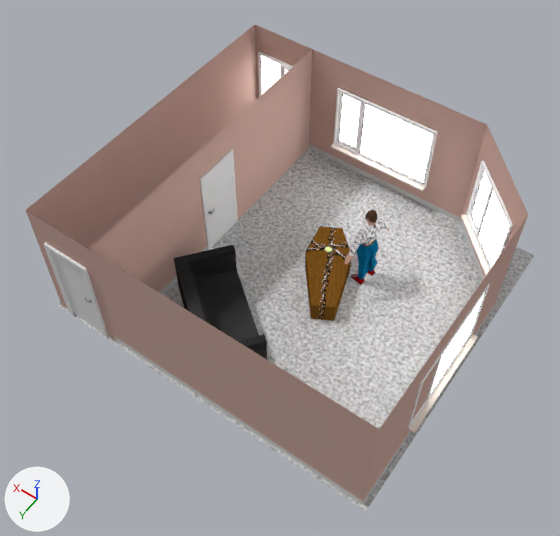
One commit to the Blender file MAG 2/PSX MAG 2.blend: the scene before it, then after it.
The view is the same before and after, from a camera (50 mm lens) standing at (-4.0, 8.43, 13.21) and looking at (1.53, 0.68, 1.04). Every picture has the same lights, and +X, +Y and +Z are marked at lower left.

Names of what the first picture shows: 'Coffin', 'Couch', 'Door', 'Door.001', 'DoorFrame.001', 'Ground', 'John', 'Plane', 'Walls', 'Window.001', 'Window.002', 'Window.003'.
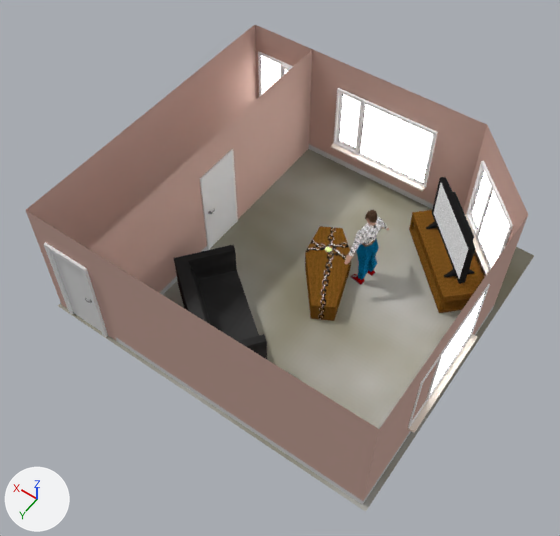
What differs and where, as boxes (x1, y1, x2, y2) in the pictures (560 x 536 px):
'Ground', recoloured
    both: (58, 149, 534, 512)
'TV stand', added
    after: (409, 210, 484, 313)
'TV', added
    after: (432, 177, 475, 284)
    faces in mat_screen: (434, 183, 468, 278)
    faces in mat_tv (black #202020): (432, 177, 475, 284)
'TV legs', added
    after: (426, 221, 474, 277)

What changed in the scene script:
```text
Change mat_carpet:
    where n1 = _N.new('ShaderNodeValToRGB'); n1.name = 'Color Ramp'
    remove n1.color_ramp.elements[0].position = 0.0; n1.color_ramp.elements[0].color = (0.0, 0.0, 0.0, 1.0)
    remove _e = n1.color_ramp.elements.new(1.0); _e.color = (1.0, 1.0, 1.0, 1.0)
    add n1.color_ramp.elements[0].position = 0.291; n1.color_ramp.elements[0].color = (0.244, 0.23, 0.163, 1.0)
    add _e = n1.color_ramp.elements.new(1.0); _e.color = (0.523, 0.523, 0.523, 1.0)
    where n2 = _N.new('ShaderNodeTexNoise'); n2.name = 'Noise Texture'
    n2.inputs[2].default_value: 107.4 -> 3.1  # 'Scale'
    where n3 = _N.new('ShaderNodeTexVoronoi'); n3.name = 'Voronoi Texture'
    n3.inputs[2].default_value: 297.4 -> 90.8  # 'Scale'
Add mat_screen:
    mat_screen = bpy.data.materials.new('Screen')
    # nodes: Emission, Mapping, OutputMaterial, TexCoord, TexNoise
Add mat_tv:
    mat_tv = diffuse_material('TV')
    mat_tv.base_color = (0.0144, 0.0144, 0.0144)  # black #202020
    mat_tv.roughness = 0.5
Add me_cube_004:
    me_cube_004.from_pydata(...)  # 24 vertices, 22 faces; spans x -1.0..1.0, y -2.78..1.0, z -1.0..1.0
    # faces by material slot: [21, 1]
    me_cube_004.materials.append(mat_tv)  # black #202020
    me_cube_004.materials.append(mat_screen)
Add me_cube_006:
    me_cube_006.from_pydata(...)  # 42 vertices, 30 faces; spans x 0.0..1.16, y 0.0..1.0, z -5.15..1.0
    me_cube_006.materials.append(mat_wood)
Add me_cube_005:
    me_cube_005.from_pydata(...)  # 32 vertices, 28 faces; spans x -27.3..1.0, y -4.3..3.0, z -2.2..1.0
    me_cube_005.materials.append(mat_tv)  # black #202020
Add ob_tv_legs:
    ob_tv_legs = bpy.data.objects.new('TV legs', me_cube_005)
    ob_tv_legs.parent = ob_tv
    ob_tv_legs.matrix_parent_inverse = Matrix(((1.032, 0.0, 0.0, 0.0), (0.0, 16.51, 0.0, 0.0), (0.0, 0.0, 1.835, 0.0), (0.0, 0.0, 0.0, 1.0)))
    ob_tv_legs.location = (0.66, -0.00507, -0.572)
    ob_tv_legs.scale = (0.0502, 0.0874, 0.0502)
Add ob_tv:
    ob_tv = bpy.data.objects.new('TV', me_cube_004)
    ob_tv.parent = ob_tv_stand
    ob_tv.matrix_parent_inverse = Matrix(((-1.0, 0.0, 0.0, 0.0), (0.0, -2.068, 0.0, 0.0), (0.0, 0.0, 10.84, -4.82), (0.0, 0.0, 0.0, 1.0)))
    ob_tv.location = (0.0, -0.0631, 1.203)
    ob_tv.rotation_euler = (0.0, 0.0, 3.142)  # degrees (0, 0, 180)
    ob_tv.scale = (0.969, 0.0606, 0.545)
Add ob_tv_stand:
    ob_tv_stand = bpy.data.objects.new('TV stand', me_cube_006)
    ob_tv_stand.location = (-0.87, -2.09, 0.47)
    ob_tv_stand.rotation_euler = (0.0, 0.0, -0.785)  # degrees (0, 0, -45)
    ob_tv_stand.scale = (1.0, 0.484, 0.0923)
    _m = ob_tv_stand.modifiers.new('Mirror', 'MIRROR')
    _m.use_axis = (True, True, False)
    _m.use_clip = True
```
